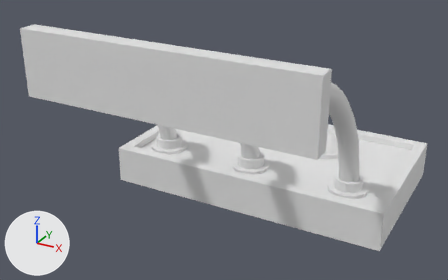
The FBX model Assets/Models/Wiring.fbx: old version first, new version second.
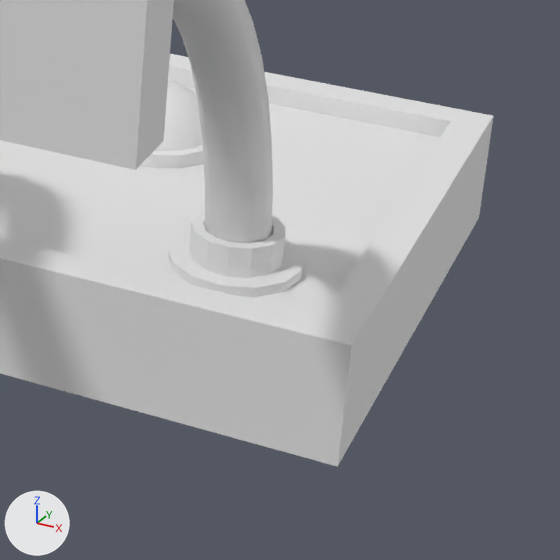
Each version appears first whole from a 50 mm camera at (-5.396, 4.927, 0.491) aimed at (-5.809, 5.678, 0.115), and next in a close-up on the part from 62% to 100% of the width and 38% to 100% of the height. Arrows for +X, +Y and +Z are at lower left; the lights stay in place. Where no turn or scale is listed for an object, it has been applied to the vertices.
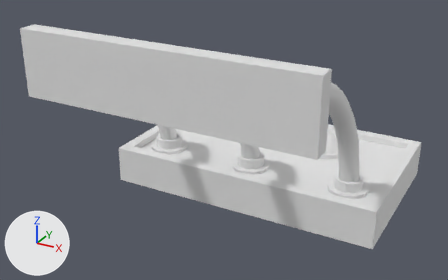
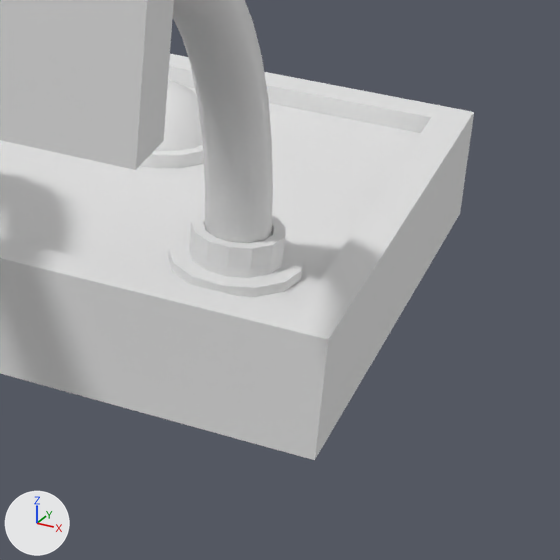
The newer file is also turned or shifted as a whole; pictures and numbers use the older file's frame.

Changed parts and their boxes [x1, y1, x2, y2] in the close-ups (560 x 560 px; the box of a moved part takes in the faces that stretch with it):
'Box001', reshaped: before [0, 0, 493, 467]; after [0, 0, 474, 460]
part 1 of me_mesh, moved or reshaped: before [312, 111, 493, 467]; after [312, 111, 474, 460]

The change, as a list of edits to the scene's bpy script:
```text
Change me_mesh:
    where me_mesh.from_pydata(...)  # 1254 vertices, 1122 faces; spans x -0.22..0.23, y -0.012..0.456, z -0.217..0.09
    used by ob_box001; location = (-5.7895, 5.4888, 0.2169)
    me_mesh part 1: all 10 vertices in x 0.212..0.23, y 0.186..0.456, z -0.217..-0.157 are moved by (-0.01, 0.0, 0.0)
```
